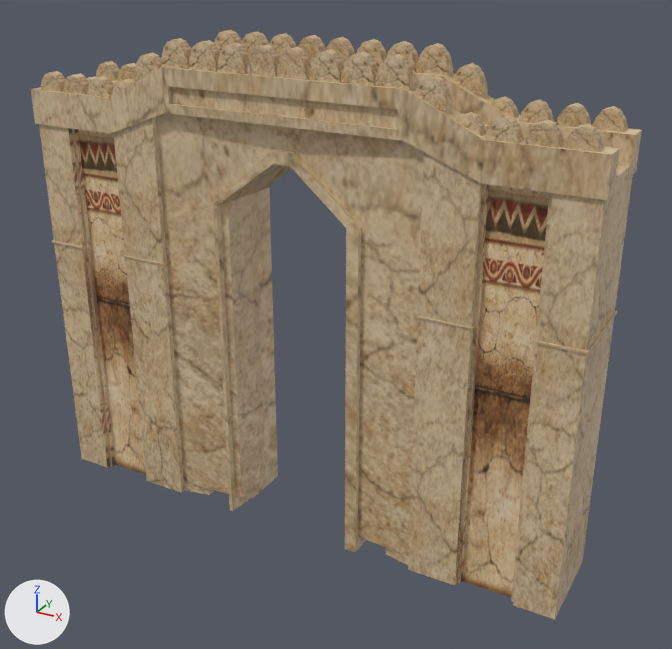
One commit to the COLLADA model art/meshes/structural/hitites/wall_gate.dae: the scene before it, then after it.
The view is the same before and after, from a camera (50 mm lens) standing at (0.698, -1.174, 0.572) and looking at (0.047, 0.01, -0.02). The axes (+X, +Y, +Z) are drawn at lower left. The lights are the same throughout. The first picture is the older version.

The older version as bpy lines, for what is in view:
```python
me_mesh = bpy.data.meshes.new('mesh')
me_mesh.from_pydata(...)  # 1096 vertices, 1736 faces; spans x -0.463..0.461, y -0.078..0.078, z -0.383..0.409
me_mesh.materials.append(mat_material_005)  # picture img_hitites_struct_png
ob_mesh = bpy.data.objects.new('mesh', me_mesh)
ob_mesh.location = (0.0, 0.001, 0.001)
```
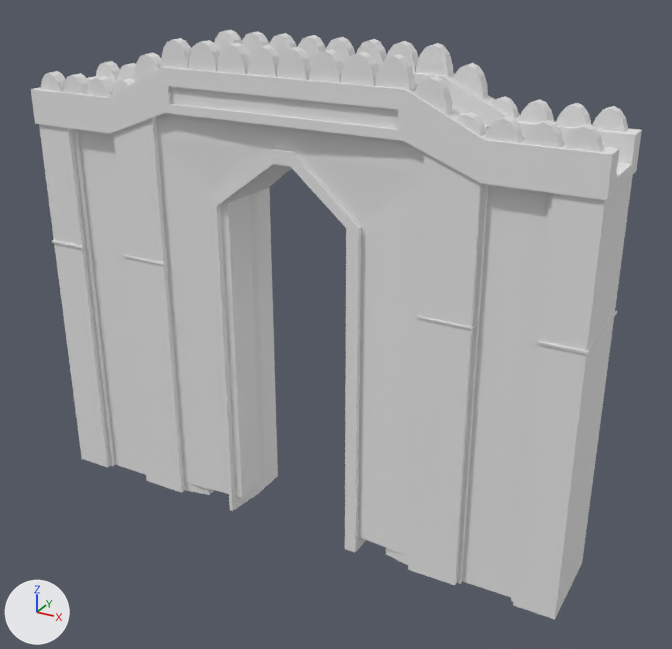
Where the newer file only moved an object's origin or applied its transform, the numbers keep the older frame.

Boxes [x1, y1, x2, y2] around the edits, measured in the pictures (672 x 649 px):
'mesh', recoloured (beige to white): [31, 30, 642, 619] in both

What changed in the scene script:
```text
Add mat_material_002:
    mat_material_002 = principled_material('Material.002')
    mat_material_002.base_color = (0.8, 0.8, 0.8)  # white #e7e7e7
Change me_mesh:
    where me_mesh.from_pydata(...)  # 1096 vertices, 1736 faces; spans x -0.463..0.461, y -0.078..0.078, z -0.383..0.409
    remove me_mesh.materials.append(mat_material_005)  # picture img_hitites_struct_png
    add me_mesh.materials.append(mat_material_002)  # white #e7e7e7
```
